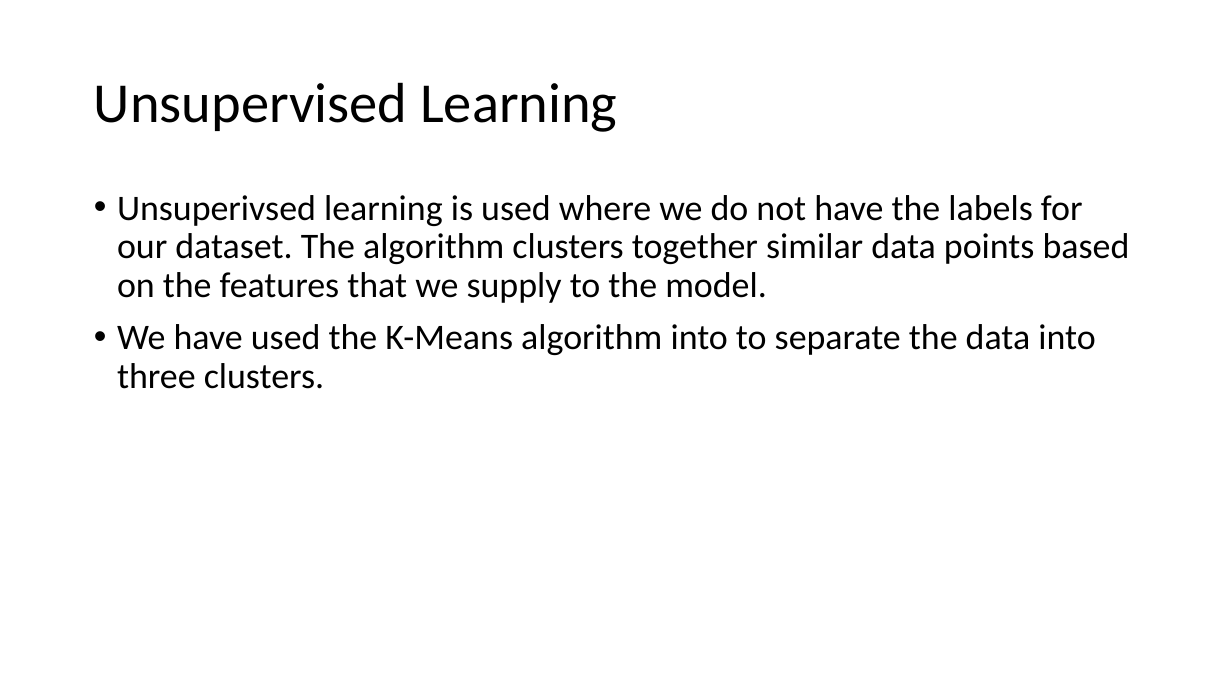
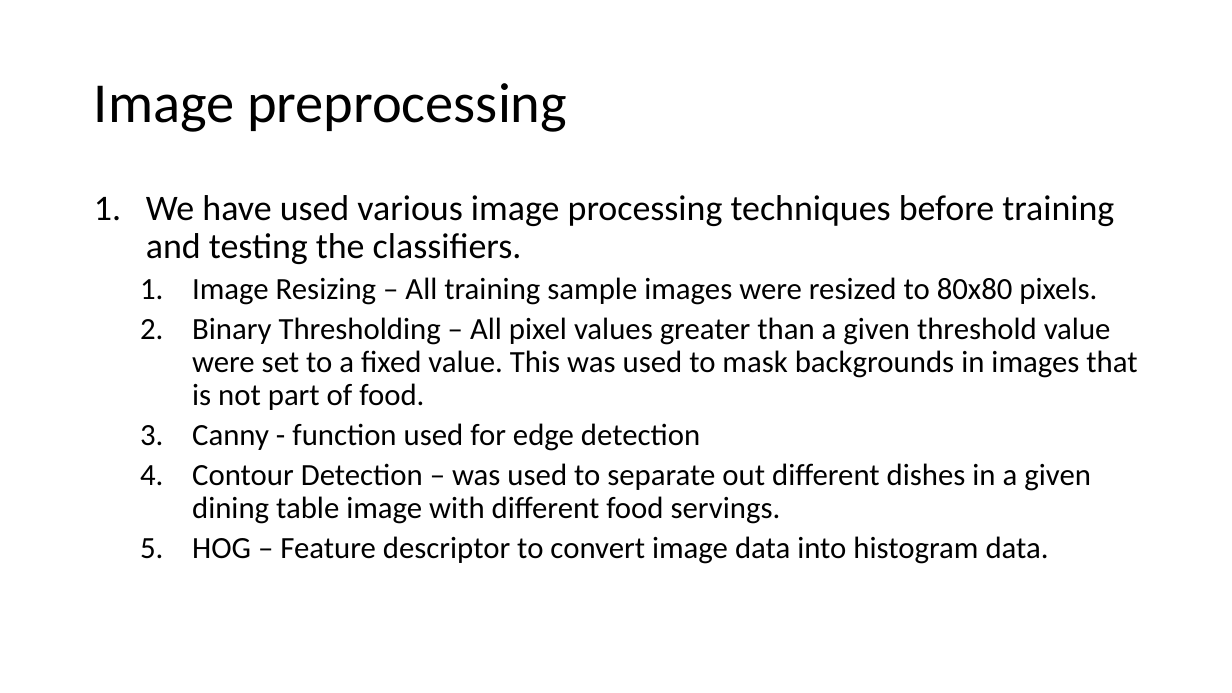
Before and after one commit to vivekagarwal5592/Image-Recognition, a slide deck: slide 5 of Food image classification.pptx (slide 4 before the commit). Drawn at 1232x693 pixels with LibreOffice and Linux fonts; fonts in the diff are those of the drawing. Boxes give left, top, right and bottom in pixels: in the first picture for what was removed or moved away, otherwise in the second. Text is boxed around its words. In the diff, an @@ line names an element or a change of style, - is before the commit and + after.

```diff
--- a/Food image classification.pptx
+++ b/Food image classification.pptx
@@ title at (94,83,567,132): text changed @@
-Unsupervised Learning
+Image preprocessing
@@ text at (146,195,1137,564): text changed; size 28 to 24 pt @@
-• Unsuperivsed learning is used where we do not have the labels for our dataset. The algorithm clusters together similar data points based on the features that we supply to the model.
-• We have used the K-Means algorithm into to separate the data into three clusters.
+1. We have used various image processing techniques before training and testing the classifiers.
+  1. Image Resizing – All training sample images were resized to 80x80 pixels.
+  2. Binary Thresholding – All pixel values greater than a given threshold value were set to a fixed value. This was used to mask backgrounds in images that is not part of food.
+  3. Canny - function used for edge detection
+  4. Contour Detection – was used to separate out different dishes in a given dining table image with different food servings.
+  5. HOG – Feature descriptor to convert image data into histogram data.
```
Also in this commit, not shown: 4 other slides changed, 4 slides added, 2 slides removed, 3 other files.
